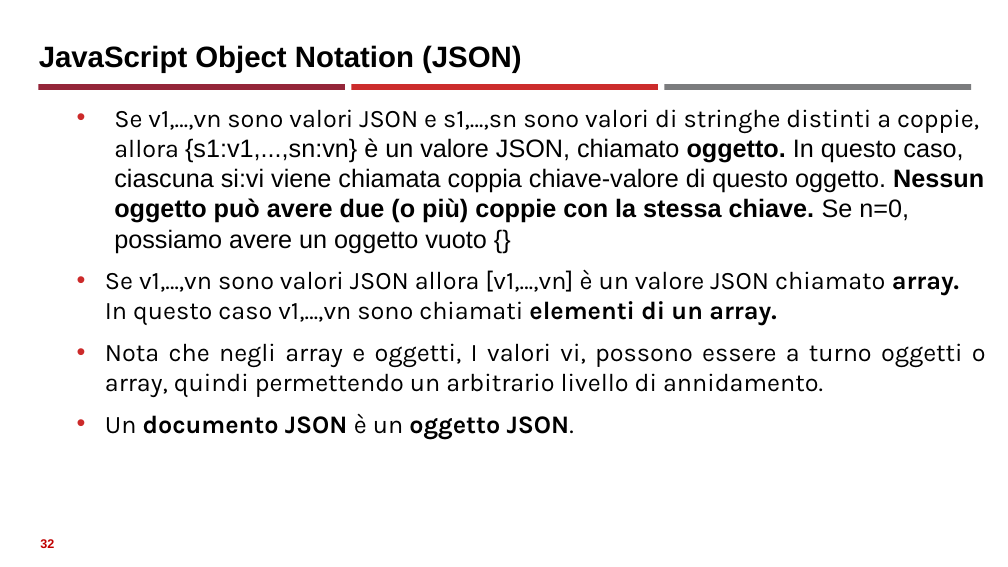
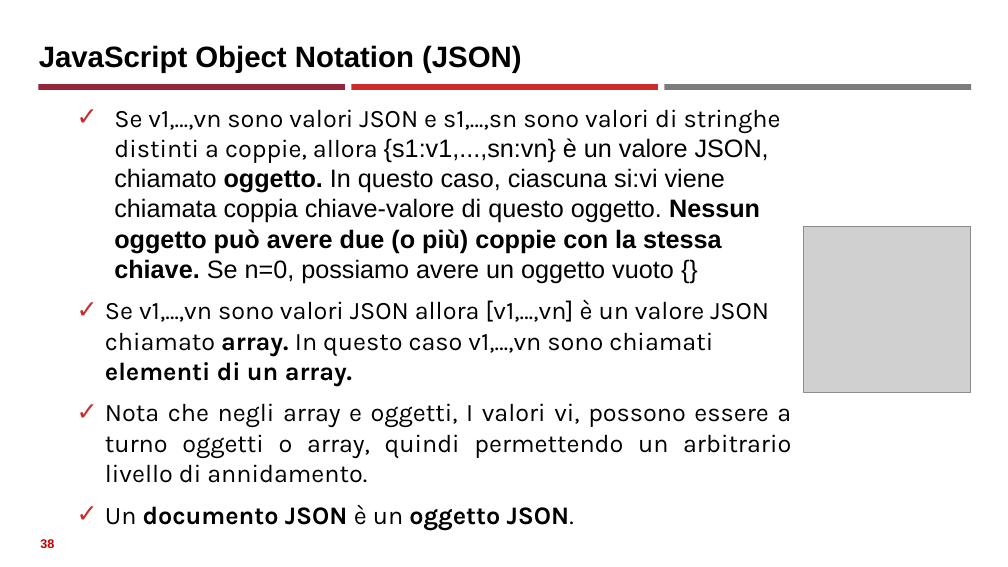
Before and after one commit to neural1977/data_science_interview_material, a slide deck: slide 38 of Assicurazioni/Databases_NoSql_ita.pptx (slide 32 before the commit). Drawn at 1008x567 pixels with LibreOffice and Linux fonts; fonts in the diff are those of the drawing; grey boxes stand for pictures. Boxes give left, top, right and bottom in pixels: in the first picture for what was removed or moved away, otherwise in the second. Text is boxed around its words. In the diff, an @@ line names an element or a change of style, - is before the commit and + after.

```diff
--- a/Assicurazioni/Databases_NoSql_ita.pptx
+++ b/Assicurazioni/Databases_NoSql_ita.pptx
@@ text "Se v1,…,vn sono valori JSON ..." at (x1=105, y1=109, x2=791, y2=458): bullet • to ✓ @@
@@ picture added at (x1=804, y1=226, x2=970, y2=392) @@
@@ page number at (x1=40, y1=539, x2=54, y2=548): text changed @@
-32
+38
```
Also in this commit, not shown: 4 other slides changed, 10 slides added, 1 other file.
